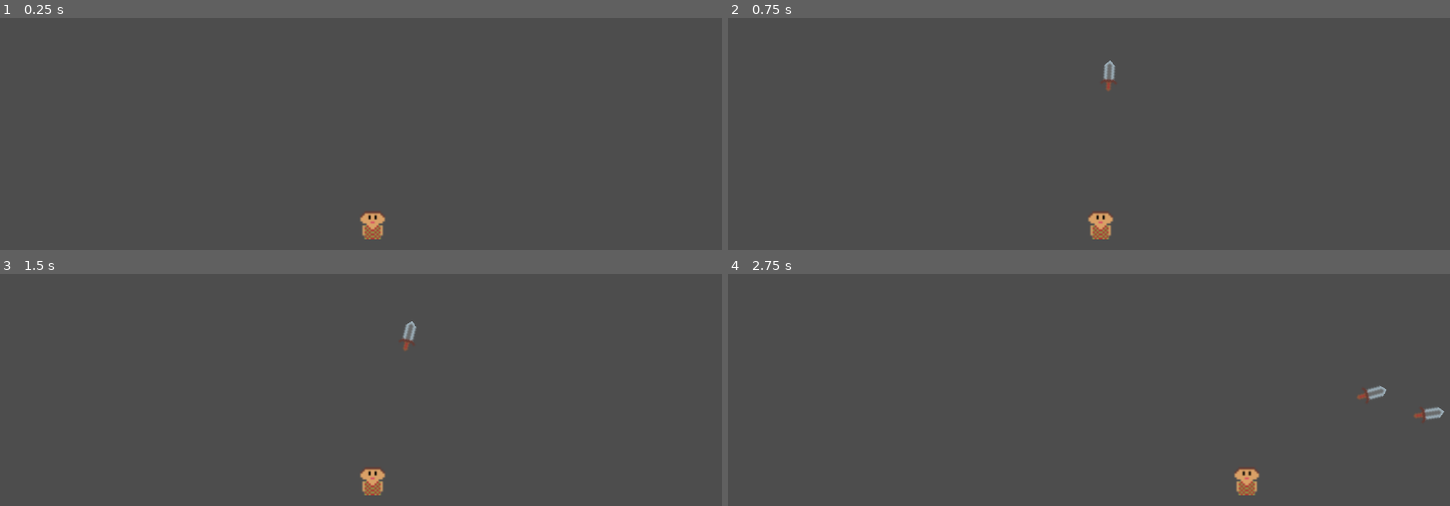
Above: before the commit, frames 1-4 (two rows, left to right).
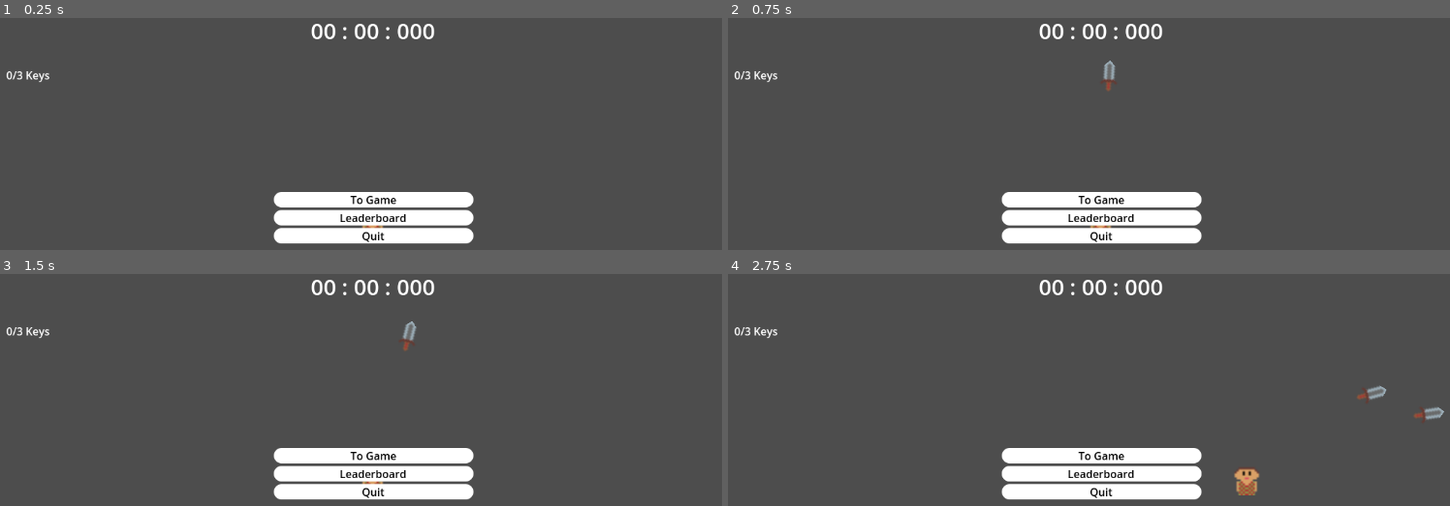
Above: after the commit, the same moments.

Repository: justaplummer/Jame-Gam
Game: Godot game, scene res://Scenes/game_controller.tscn
Two runs of this game, one before a commit and one after it. Both use one fixed random seed, a clock stepped at 60 frames per second and the inputs below. Before the commit the project has no main scene; this scene is started directly in both runs.
Inputs (mouse positions are in pixels of both pictures, inside the frame that each line leads up to):
- Up to frame 1 (0.25 s): no input
- Up to frame 2 (0.75 s): click (1103, 198) at 0.5 s, where only the run after the commit has a clickable "To Game"
- Up to frame 3 (1.5 s): click (375, 473) at 1.25 s, where only the run after the commit has a clickable "Leaderboard"
- Up to frame 4 (2.75 s): tap Enter (ui_accept) at 2, 2.27 s; move the mouse to (1269, 457) at 2.02 s; hold Right (ui_right) from 2.03 s (still down); tap Space (attack) at 2.1 s

The runs differ from the first frame. In frame 1, 6.2% of the frame differs, in the area x 0-66%, y 2-98%; in frame 2, 6.2%; in frame 3, 6.2%; in frame 4, 6.2%.
Error after the commit: Invalid access to property or key 'player_identifier' on a base object of type 'Nil'. (res://Scripts/LootLocker.gd:72)

Commit message:
Adding menu hud and leaderboard
These are all pre-builts I have mede previously that will get us started with some basic functionality

Diff:
--- a/Scenes/game_controller.tscn
+++ b/Scenes/game_controller.tscn
@@ -1,7 +1,18 @@
-[gd_scene load_steps=2 format=3 uid="uid://bb0bi0coaee6k"]
+[gd_scene load_steps=5 format=3 uid="uid://bb0bi0coaee6k"]
 
 [ext_resource type="PackedScene" uid="uid://seuu7p0lhlpm" path="res://Scenes/player.tscn" id="1_7apis"]
+[ext_resource type="Script" path="res://Scripts/game_controller.gd" id="1_5302l"]
+[ext_resource type="PackedScene" uid="uid://bap5id501d27i" path="res://Scenes/main_menu.tscn" id="2_k554e"]
+[ext_resource type="PackedScene" uid="uid://d1fmjiurt5nl5" path="res://Scenes/hud.tscn" id="3_p40da"]
 
 [node name="GameController" type="Node"]
+script = ExtResource("1_5302l")
 
 [node name="Player" parent="." instance=ExtResource("1_7apis")]
+
+[node name="CanvasLayer" type="CanvasLayer" parent="."]
+
+[node name="HUD" parent="CanvasLayer" instance=ExtResource("3_p40da")]
+metadata/_edit_use_anchors_ = true
+
+[node name="MainMenu" parent="CanvasLayer" instance=ExtResource("2_k554e")]
--- /dev/null
+++ b/Scenes/hud.tscn
@@ -0,0 +1,69 @@
+[gd_scene load_steps=5 format=3 uid="uid://d1fmjiurt5nl5"]
+
+[ext_resource type="Script" path="res://Scripts/hud.gd" id="1_nm8rw"]
+[ext_resource type="PackedScene" path="res://Scenes/stopwatch.tscn" id="2_7bgty"]
+[ext_resource type="Script" path="res://Scripts/LootLocker.gd" id="3_12ind"]
+
+[sub_resource type="LabelSettings" id="LabelSettings_fhikt"]
+font_size = 33
+
+[node name="HUD" type="Control" groups=["hud"]]
+layout_mode = 3
+anchors_preset = 15
+anchor_right = 1.0
+anchor_bottom = 1.0
+grow_horizontal = 2
+grow_vertical = 2
+script = ExtResource("1_nm8rw")
+
+[node name="Label_Stopwatch" type="Label" parent="."]
+layout_mode = 1
+anchors_preset = 5
+anchor_left = 0.5
+anchor_right = 0.5
+offset_left = -92.0
+offset_right = 92.0
+offset_bottom = 73.0
+grow_horizontal = 2
+text = "00 : 00 : 000"
+label_settings = SubResource("LabelSettings_fhikt")
+horizontal_alignment = 1
+vertical_alignment = 1
+
+[node name="Stopwatch" parent="." instance=ExtResource("2_7bgty")]
+
+[node name="Label_Num_Keys" type="Label" parent="."]
+layout_mode = 0
+offset_left = 31.0
+offset_top = 91.0
+offset_right = 71.0
+offset_bottom = 114.0
+text = "Test"
+
+[node name="End_Of_Game" type="Node2D" parent="."]
+position = Vector2(577, 73)
+script = ExtResource("3_12ind")
+
+[node name="LEdit_player_name" type="LineEdit" parent="End_Of_Game"]
+visible = false
+anchors_preset = 5
+anchor_left = 0.5
+anchor_right = 0.5
+offset_left = -78.5
+offset_right = 78.5
+offset_bottom = 31.0
+grow_horizontal = 2
+
+[node name="Button" type="Button" parent="End_Of_Game"]
+visible = false
+anchors_preset = 5
+anchor_left = 0.5
+anchor_right = 0.5
+offset_left = -77.0
+offset_top = 46.0
+offset_right = 78.0
+offset_bottom = 77.0
+grow_horizontal = 2
+text = "Submit"
+
+[connection signal="pressed" from="End_Of_Game/Button" to="End_Of_Game" method="_on_button_pressed"]
--- /dev/null
+++ b/Scenes/leaderboard.tscn
@@ -0,0 +1,29 @@
+[gd_scene load_steps=2 format=3 uid="uid://bixdr2560aehs"]
+
+[ext_resource type="Script" path="res://Scripts/leaderboard.gd" id="1_v08wk"]
+
+[node name="Leaderboard" type="Control"]
+layout_mode = 3
+anchors_preset = 15
+anchor_right = 1.0
+anchor_bottom = 1.0
+grow_horizontal = 2
+grow_vertical = 2
+script = ExtResource("1_v08wk")
+
+[node name="Label" type="Label" parent="."]
+layout_mode = 0
+offset_left = 217.0
+offset_top = 129.0
+offset_right = 930.0
+offset_bottom = 298.0
+
+[node name="Main_Menu" type="Button" parent="."]
+layout_mode = 0
+offset_left = 21.0
+offset_top = 20.0
+offset_right = 140.0
+offset_bottom = 51.0
+text = "To Main Menu"
+
+[connection signal="pressed" from="Main_Menu" to="." method="_on_main_menu_pressed"]
--- /dev/null
+++ b/Scenes/main_menu.tscn
@@ -0,0 +1,84 @@
+[gd_scene load_steps=5 format=3 uid="uid://bap5id501d27i"]
+
+[ext_resource type="StyleBox" path="res://Styles/new_style_box_flat.tres" id="1_byla1"]
+[ext_resource type="Script" path="res://Scripts/main_menu.gd" id="1_jltmw"]
+[ext_resource type="StyleBox" uid="uid://cys8q4ixagc4q" path="res://Styles/button hover.tres" id="3_vd4sj"]
+
+[sub_resource type="StyleBoxFlat" id="StyleBoxFlat_clxh0"]
+bg_color = Color(0.470076, 0.470076, 0.470076, 1)
+corner_radius_top_left = 15
+corner_radius_top_right = 15
+corner_radius_bottom_right = 15
+corner_radius_bottom_left = 15
+
+[node name="MainMenu" type="Control"]
+layout_mode = 3
+anchors_preset = 15
+anchor_right = 1.0
+anchor_bottom = 1.0
+offset_left = 1.0
+offset_top = -2.0
+offset_right = 2.0
+grow_horizontal = 2
+grow_vertical = 2
+script = ExtResource("1_jltmw")
+
+[node name="VBoxContainer" type="VBoxContainer" parent="."]
+layout_mode = 1
+anchors_preset = 8
+anchor_left = 0.5
+anchor_top = 0.5
+anchor_right = 0.5
+anchor_bottom = 0.5
+offset_left = -148.5
+offset_top = -46.0
+offset_right = 148.5
+offset_bottom = 47.0
+grow_horizontal = 2
+grow_vertical = 2
+
+[node name="StartGame" type="Button" parent="VBoxContainer"]
+layout_mode = 2
+theme_override_colors/font_disabled_color = Color(0, 0, 0, 1)
+theme_override_colors/font_hover_pressed_color = Color(0, 0, 0, 1)
+theme_override_colors/font_hover_color = Color(0, 0, 0, 1)
+theme_override_colors/font_pressed_color = Color(0, 0, 0, 1)
+theme_override_colors/font_focus_color = Color(0, 0, 0, 1)
+theme_override_colors/font_color = Color(0, 0, 0, 1)
+theme_override_styles/focus = ExtResource("1_byla1")
+theme_override_styles/hover = ExtResource("3_vd4sj")
+theme_override_styles/pressed = SubResource("StyleBoxFlat_clxh0")
+theme_override_styles/normal = ExtResource("1_byla1")
+text = "To Game"
+
+[node name="Leaderboard" type="Button" parent="VBoxContainer"]
+layout_mode = 2
+theme_override_colors/font_disabled_color = Color(0, 0, 0, 1)
+theme_override_colors/font_hover_pressed_color = Color(0, 0, 0, 1)
+theme_override_colors/font_hover_color = Color(0, 0, 0, 1)
+theme_override_colors/font_pressed_color = Color(0, 0, 0, 1)
+theme_override_colors/font_focus_color = Color(0, 0, 0, 1)
+theme_override_colors/font_color = Color(0, 0, 0, 1)
+theme_override_styles/focus = ExtResource("1_byla1")
+theme_override_styles/hover = ExtResource("3_vd4sj")
+theme_override_styles/pressed = ExtResource("3_vd4sj")
+theme_override_styles/normal = ExtResource("1_byla1")
+text = "Leaderboard"
+
+[node name="Quit" type="Button" parent="VBoxContainer"]
+layout_mode = 2
+theme_override_colors/font_disabled_color = Color(0, 0, 0, 1)
+theme_override_colors/font_hover_pressed_color = Color(0, 0, 0, 1)
+theme_override_colors/font_hover_color = Color(0, 0, 0, 1)
+theme_override_colors/font_pressed_color = Color(0, 0, 0, 1)
+theme_override_colors/font_focus_color = Color(0, 0, 0, 1)
+theme_override_colors/font_color = Color(0, 0, 0, 1)
+theme_override_styles/focus = ExtResource("1_byla1")
+theme_override_styles/hover = ExtResource("3_vd4sj")
+theme_override_styles/pressed = ExtResource("3_vd4sj")
+theme_override_styles/normal = ExtResource("1_byla1")
+text = "Quit"
+
+[connection signal="pressed" from="VBoxContainer/StartGame" to="." method="_on_start_game_pressed"]
+[connection signal="pressed" from="VBoxContainer/Leaderboard" to="." method="_on_leaderboard_pressed"]
+[connection signal="pressed" from="VBoxContainer/Quit" to="." method="_on_quit_pressed"]
--- /dev/null
+++ b/Scenes/stopwatch.tscn
@@ -0,0 +1,6 @@
+[gd_scene load_steps=2 format=3 uid="uid://dd2w76mb1yext"]
+
+[ext_resource type="Script" path="res://Scripts/stopwatch.gd" id="1_hp5ci"]
+
+[node name="Stopwatch" type="Node" groups=["stopwatch"]]
+script = ExtResource("1_hp5ci")
--- /dev/null
+++ b/Scripts/LootLocker.gd
@@ -0,0 +1,194 @@
+extends Node
+@onready var stopwatch: Stopwatch = $"../Stopwatch"
+@onready var l_edit_player_name: LineEdit = $LEdit_player_name
+
+# Use this game API key if you want to test with a functioning leaderboard
+# "987dbd0b9e5eb3749072acc47a210996eea9feb0"
+var game_API_key = "dev_51b4440adadd4f59a3d19412e1f2462c"
+var development_mode = true
+var leaderboard_key = "24721"
+var session_token = ""
+var score = 0
+
+# HTTP Request node can only handle one call per node
+var auth_http = HTTPRequest.new()
+var leaderboard_http = HTTPRequest.new()
+var submit_score_http = HTTPRequest.new()
+
+var set_name_http = HTTPRequest.new()
+var get_name_http = HTTPRequest.new()
+
+var member_id
+
+func _ready():
+	_authentication_request()
+
+
+
+
+func _authentication_request():
+	# Check if a player session exists
+	var player_session_exists = false
+	var player_identifier : String
+	var file = FileAccess.open("user://LootLocker.data", FileAccess.READ)
+	if file != null:
+		player_identifier = file.get_as_text()
+		#print("player ID="+player_identifier)
+		file.close()
+
+	if player_identifier != null and player_identifier.length() > 1:
+		#print("player session exists, id="+player_identifier)
+		player_session_exists = true
+		member_id = player_identifier
+	if(player_identifier.length() > 1):
+		player_session_exists = true
+
+	## Convert data to json string:
+	var data = { "game_key": game_API_key, "game_version": "0.0.0.1", "development_mode": true }
+
+	# If a player session already exists, send with the player identifier
+	if(player_session_exists == true):
+		data = { "game_key": game_API_key, "player_identifier":player_identifier, "game_version": "0.0.0.1", "development_mode": true }
+
+	# Add 'Content-Type' header:
+	var headers = ["Content-Type: application/json"]
+
+	# Create a HTTPRequest node for authentication
+	auth_http = HTTPRequest.new()
+	add_child(auth_http)
+	auth_http.request_completed.connect(_on_authentication_request_completed)
+	# Send request
+	auth_http.request("https://api.lootlocker.io/game/v2/session/guest", headers, HTTPClient.METHOD_POST, JSON.stringify(data))
+	# Print what we're sending, for debugging purposes:
+	#print(data)
+
+
+func _on_authentication_request_completed(result, response_code, headers, body):
+	var json = JSON.new()
+	json.parse(body.get_string_from_utf8())
+
+	# Save the player_identifier to file
+	var file = FileAccess.open("user://LootLocker.data", FileAccess.WRITE)
+	file.store_string(json.get_data().player_identifier)
+	file.close()
+
+	# Save session_token to memory
+	session_token = json.get_data().session_token
+
+	# Print server response
+	#print(json.get_data())
+
+	# Clear node
+	auth_http.queue_free()
+	# Get leaderboards
+	_get_leaderboards()
+
+
+func _get_leaderboards():
+	#print("Getting leaderboards")
+	var url = "https://api.lootlocker.io/game/leaderboards/"+leaderboard_key+"/list?count=10"
+	var headers = ["Content-Type: application/json", "x-session-token:"+session_token]
+
+	# Create a request node for getting the highscore
+	leaderboard_http = HTTPRequest.new()
+	add_child(leaderboard_http)
+	leaderboard_http.request_completed.connect(_on_leaderboard_request_completed)
+
+	# Send request
+	leaderboard_http.request(url, headers, HTTPClient.METHOD_GET, "")
+
+func _on_leaderboard_request_completed(result, response_code, headers, body):
+	var json = JSON.new()
+	json.parse(body.get_string_from_utf8())
+
+	# Print data
+	#print(json.get_data())
+
+	# Formatting as a leaderboard
+	var leaderboardFormatted = ""
+	if json.get_data().items != null:
+		for n in json.get_data().items.size():
+			#print(json.get_data().items[n])
+			leaderboardFormatted += str(json.get_data().items[n].rank)+str(". ")
+			leaderboardFormatted += str(json.get_data().items[n].metadata)+str(" - ")
+			leaderboardFormatted += str(json.get_data().items[n].score)+str("\n")
+	# Print the formatted leaderboard to the console
+	#print(leaderboardFormatted)
+
+	# Clear node
+	leaderboard_http.queue_free()
+
+
+func _upload_score(score: float, name : String):
+	var data = { "score": str(score*100), "member_id" : member_id, "metadata" : name}
+	var headers = ["Content-Type: application/json", "x-session-token:"+session_token]
+	submit_score_http = HTTPRequest.new()
+	add_child(submit_score_http)
+	submit_score_http.request_completed.connect(_on_upload_score_request_completed)
+	# Send request
+	submit_score_http.request("https://api.lootlocker.io/game/leaderboards/"+leaderboard_key+"/submit", headers, HTTPClient.METHOD_POST, JSON.stringify(data))
+	# Print what we're sending, for debugging purposes:
+	print(data)
+
+
+
+func _change_player_name(name):
+	print("Changing player name")
+
+	# use this variable for setting the name of the player
+	var player_name = name
+
+	var data = { "name": str(player_name) }
+	var url =  "https://api.lootlocker.io/game/player/name"
+	var headers = ["Content-Type: application/json", "x-session-token:"+session_token]
+
+	# Create a request node for getting the highscore
+	set_name_http = HTTPRequest.new()
+	add_child(set_name_http)
+	set_name_http.request_completed.connect(_on_player_set_name_request_completed)
+	# Send request
+	set_name_http.request(url, headers, HTTPClient.METHOD_PATCH, JSON.stringify(data))
+
+func _on_player_set_name_request_completed(result, response_code, headers, body):
+	var json = JSON.new()
+	json.parse(body.get_string_from_utf8())
+
+	# Print data
+	print(json.get_data())
+	set_name_http.queue_free()
+
+func _get_player_name():
+	print("Getting player name")
+	var url = "https://api.lootlocker.io/game/player/name"
+	var headers = ["Content-Type: application/json", "x-session-token:"+session_token]
+
+	# Create a request node for getting the highscore
+	get_name_http = HTTPRequest.new()
+	add_child(get_name_http)
+	get_name_http.request_completed.connect(_on_player_get_name_request_completed)
+	# Send request
+	get_name_http.request(url, headers, HTTPClient.METHOD_GET, "")
+
+func _on_player_get_name_request_completed(result, response_code, headers, body):
+	var json = JSON.new()
+	json.parse(body.get_string_from_utf8())
+
+	# Print data
+	print(json.get_data())
+	# Print player name
+	print(json.get_data().name)
+
+
+func _on_upload_score_request_completed(result, response_code, headers, body) :
+	var json = JSON.new()
+	json.parse(body.get_string_from_utf8())
+
+	# Print data
+	print(json.get_data())
+
+	# Clear node
+	submit_score_http.queue_free()
+
+
+func _on_button_pressed() -> void:
+	_upload_score(stopwatch.get_time_as_number(), l_edit_player_name.text )
--- /dev/null
+++ b/Scripts/game_controller.gd
@@ -0,0 +1,16 @@
+extends Node
+
+@onready var hud: Hud = $CanvasLayer/HUD
+
+# Called when the node enters the scene tree for the first time.
+func _ready() -> void:
+	hud.toggle_timer()
+
+func _unhandled_input(_event: InputEvent) -> void:
+	if Input.is_action_just_pressed("quit"):
+		get_parent().get_tree().quit()
+	if Input.is_action_just_pressed("menu"):
+		toggle_menu()
+
+func toggle_menu():
+	print("toggle menu")
--- /dev/null
+++ b/Scripts/hud.gd
@@ -0,0 +1,23 @@
+class_name Hud extends Control
+@onready var label_stopwatch: Label = $Label_Stopwatch
+@onready var stopwatch: Stopwatch = $Stopwatch
+@onready var label_num_keys: Label = $Label_Num_Keys
+@onready var l_edit_player_name: LineEdit = $End_Of_Game/LEdit_player_name
+@onready var button: Button = $End_Of_Game/Button
+
+func _ready() -> void:
+	set_num_keys(0)
+
+func _process(_delta: float) -> void:
+	label_stopwatch.text = stopwatch.time_to_string()
+
+func set_num_keys(number):
+	label_num_keys.text = str(number) + "/3 Keys"
+
+func game_over():
+	stopwatch.stopped = true
+	l_edit_player_name.visible = true
+	button.visible = true
+
+func toggle_timer():
+	stopwatch.stopped = !stopwatch.stopped
--- /dev/null
+++ b/Scripts/leaderboard.gd
@@ -0,0 +1,196 @@
+extends Node
+
+@onready var label: Label = $Label
+
+
+# Use this game API key if you want to test with a functioning leaderboard
+# "987dbd0b9e5eb3749072acc47a210996eea9feb0"
+var game_API_key = "dev_51b4440adadd4f59a3d19412e1f2462c"
+var development_mode = true
+var leaderboard_key = "24721"
+var session_token = ""
+var score = 0
+
+# HTTP Request node can only handle one call per node
+var auth_http = HTTPRequest.new()
+var leaderboard_http = HTTPRequest.new()
+var submit_score_http = HTTPRequest.new()
+
+var set_name_http = HTTPRequest.new()
+var get_name_http = HTTPRequest.new()
+
+var member_id
+
+func _ready():
+	_authentication_request()
+
+
+
+
+func _authentication_request():
+	# Check if a player session exists
+	var player_session_exists = false
+	var player_identifier : String
+	var file = FileAccess.open("user://LootLocker.data", FileAccess.READ)
+	if file != null:
+		player_identifier = file.get_as_text()
+		#print("player ID="+player_identifier)
+		file.close()
+
+	if player_identifier != null and player_identifier.length() > 1:
+		#print("player session exists, id="+player_identifier)
+		player_session_exists = true
+		member_id = player_identifier
+	if(player_identifier.length() > 1):
+		player_session_exists = true
+
+	## Convert data to json string:
+	var data = { "game_key": game_API_key, "game_version": "0.0.0.1", "development_mode": true }
+
+	# If a player session already exists, send with the player identifier
+	if(player_session_exists == true):
+		data = { "game_key": game_API_key, "player_identifier":player_identifier, "game_version": "0.0.0.1", "development_mode": true }
+
+	# Add 'Content-Type' header:
+	var headers = ["Content-Type: application/json"]
+
+	# Create a HTTPRequest node for authentication
+	auth_http = HTTPRequest.new()
+	add_child(auth_http)
+	auth_http.request_completed.connect(_on_authentication_request_completed)
+	# Send request
+	auth_http.request("https://api.lootlocker.io/game/v2/session/guest", headers, HTTPClient.METHOD_POST, JSON.stringify(data))
+	# Print what we're sending, for debugging purposes:
+	#print(data)
+
+
+func _on_authentication_request_completed(result, response_code, headers, body):
+	var json = JSON.new()
+	json.parse(body.get_string_from_utf8())
+
+	# Save the player_identifier to file
+	var file = FileAccess.open("user://LootLocker.data", FileAccess.WRITE)
+	file.store_string(json.get_data().player_identifier)
+	file.close()
+
+	# Save session_token to memory
+	session_token = json.get_data().session_token
+
+	# Print server response
+	#print(json.get_data())
+
+	# Clear node
+	auth_http.queue_free()
+	# Get leaderboards
+	_get_leaderboards()
+
+
+func _get_leaderboards():
+	#print("Getting leaderboards")
+	var url = "https://api.lootlocker.io/game/leaderboards/"+leaderboard_key+"/list?count=10"
+	var headers = ["Content-Type: application/json", "x-session-token:"+session_token]
+
+	# Create a request node for getting the highscore
+	leaderboard_http = HTTPRequest.new()
+	add_child(leaderboard_http)
+	leaderboard_http.request_completed.connect(_on_leaderboard_request_completed)
+
+	# Send request
+	leaderboard_http.request(url, headers, HTTPClient.METHOD_GET, "")
+
+func _on_leaderboard_request_completed(result, response_code, headers, body):
+	var json = JSON.new()
+	json.parse(body.get_string_from_utf8())
+
+	# Print data
+	#print(json.get_data())
+
+	# Formatting as a leaderboard
+	var leaderboardFormatted = ""
+	if json.get_data().items != null:
+		for n in json.get_data().items.size():
+			#print(json.get_data().items[n])
+			leaderboardFormatted += str(json.get_data().items[n].rank)+str(". ")
+			leaderboardFormatted += str(json.get_data().items[n].metadata)+str(" - ")
+			leaderboardFormatted += str(json.get_data().items[n].score)+str("\n")
+	# Print the formatted leaderboard to the console
+	#print(leaderboardFormatted)
+	label.text = leaderboardFormatted
+
+	# Clear node
+	leaderboard_http.queue_free()
+
+
+func _upload_score(score: float, name : String):
+	var data = { "score": str(score*100), "member_id" : member_id, "metadata" : name}
+	var headers = ["Content-Type: application/json", "x-session-token:"+session_token]
+	submit_score_http = HTTPRequest.new()
+	add_child(submit_score_http)
+	submit_score_http.request_completed.connect(_on_upload_score_request_completed)
+	# Send request
+	submit_score_http.request("https://api.lootlocker.io/game/leaderboards/"+leaderboard_key+"/submit", headers, HTTPClient.METHOD_POST, JSON.stringify(data))
+	# Print what we're sending, for debugging purposes:
+	print(data)
+
+
+
+func _change_player_name(name):
+	print("Changing player name")
+
+	# use this variable for setting the name of the player
+	var player_name = name
+
+	var data = { "name": str(player_name) }
+	var url =  "https://api.lootlocker.io/game/player/name"
+	var headers = ["Content-Type: application/json", "x-session-token:"+session_token]
+
+	# Create a request node for getting the highscore
+	set_name_http = HTTPRequest.new()
+	add_child(set_name_http)
+	set_name_http.request_completed.connect(_on_player_set_name_request_completed)
+	# Send request
+	set_name_http.request(url, headers, HTTPClient.METHOD_PATCH, JSON.stringify(data))
+
+func _on_player_set_name_request_completed(result, response_code, headers, body):
+	var json = JSON.new()
+	json.parse(body.get_string_from_utf8())
+
+	# Print data
+	print(json.get_data())
+	set_name_http.queue_free()
+
+func _get_player_name():
+	print("Getting player name")
+	var url = "https://api.lootlocker.io/game/player/name"
+	var headers = ["Content-Type: application/json", "x-session-token:"+session_token]
+
+	# Create a request node for getting the highscore
+	get_name_http = HTTPRequest.new()
+	add_child(get_name_http)
+	get_name_http.request_completed.connect(_on_player_get_name_request_completed)
+	# Send request
+	get_name_http.request(url, headers, HTTPClient.METHOD_GET, "")
+
+func _on_player_get_name_request_completed(result, response_code, headers, body):
+	var json = JSON.new()
+	json.parse(body.get_string_from_utf8())
+
+	# Print data
+	print(json.get_data())
+	# Print player name
+	print(json.get_data().name)
+
+
+func _on_upload_score_request_completed(result, response_code, headers, body) :
+	var json = JSON.new()
+	json.parse(body.get_string_from_utf8())
+
+	# Print data
+	print(json.get_data())
+
+	# Clear node
+	submit_score_http.queue_free()
+
+
+func _on_main_menu_pressed() -> void:
+	get_tree().change_scene_to_file("res://Scenes/main_menu.tscn")
--- /dev/null
+++ b/Scripts/main_menu.gd
@@ -0,0 +1,18 @@
+extends Control
+
+
+func _on_start_game_pressed() -> void:
+	pass
+	#hide menu probably or load first scene
+
+
+func _on_leaderboard_pressed() -> void:
+	pass
+	#I think we probably want to ppause the timer and
+	#get_tree().change_scene_to_file("res://Scenes/leaderboard.tscn")
+
+
+
+
+func _on_quit_pressed() -> void:
+	get_tree().quit()
--- /dev/null
+++ b/Scripts/stopwatch.gd
@@ -0,0 +1,27 @@
+extends Node
+
+class_name Stopwatch
+
+var time = 0.0
+var stopped = false
+
+func _process(delta: float) -> void:
+	if stopped:
+		return
+	time += delta
+	#print(time_to_string())
+
+func reset():
+	time = 0.0
+
+func time_to_string() -> String:
+	#turns time into a string for UI Display format 00:00:000
+	var msec = fmod(time, 1) * 1000
+	var sec = fmod(time, 60)
+	var minute = time / 60
+	var format_string = "%02d : %02d : %03d"
+	var actual_string = format_string % [minute, sec, msec]
+	return actual_string
+
+func get_time_as_number() -> float:
+	return time
--- /dev/null
+++ b/Styles/button hover.tres
@@ -0,0 +1,8 @@
+[gd_resource type="StyleBoxFlat" format=3 uid="uid://cys8q4ixagc4q"]
+
+[resource]
+bg_color = Color(0.728822, 0.728822, 0.728822, 1)
+corner_radius_top_left = 15
+corner_radius_top_right = 15
+corner_radius_bottom_right = 15
+corner_radius_bottom_left = 15
--- /dev/null
+++ b/Styles/new_style_box_flat.tres
@@ -0,0 +1,8 @@
+[gd_resource type="StyleBoxFlat" format=3 uid="uid://ck6kq442l6j3u"]
+
+[resource]
+bg_color = Color(1, 1, 1, 1)
+corner_radius_top_left = 15
+corner_radius_top_right = 15
+corner_radius_bottom_right = 15
+corner_radius_bottom_left = 15
--- a/project.godot
+++ b/project.godot
@@ -11,6 +11,7 @@
 [application]
 
 config/name="Jame Gam"
+run/main_scene="res://Scenes/game_controller.tscn"
 config/features=PackedStringArray("4.3", "GL Compatibility")
 config/icon="res://icon.svg"
 
@@ -59,6 +60,11 @@
 "events": [Object(InputEventKey,"resource_local_to_scene":false,"resource_name":"","device":-1,"window_id":0,"alt_press …(195 unchanged characters)…
 ]
 }
+menu={
+"deadzone": 0.5,
+"events": [Object(InputEventKey,"resource_local_to_scene":false,"resource_name":"","device":-1,"window_id":0,"alt_pressed":false,"shift_pressed":false,"ctrl_pressed":false,"meta_pressed":false,"pressed":false,"keycode":0,"physical_keycode":77,"key_label":0,"unicode":109,"location":0,"echo":false,"script":null)
+]
+}
 
 [rendering]
 
